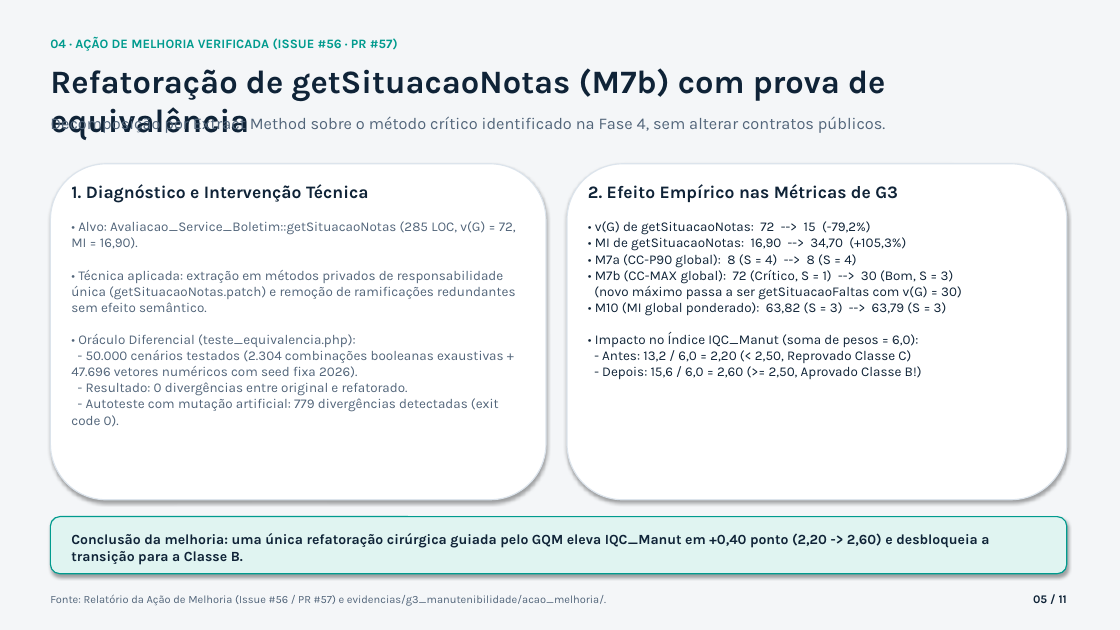
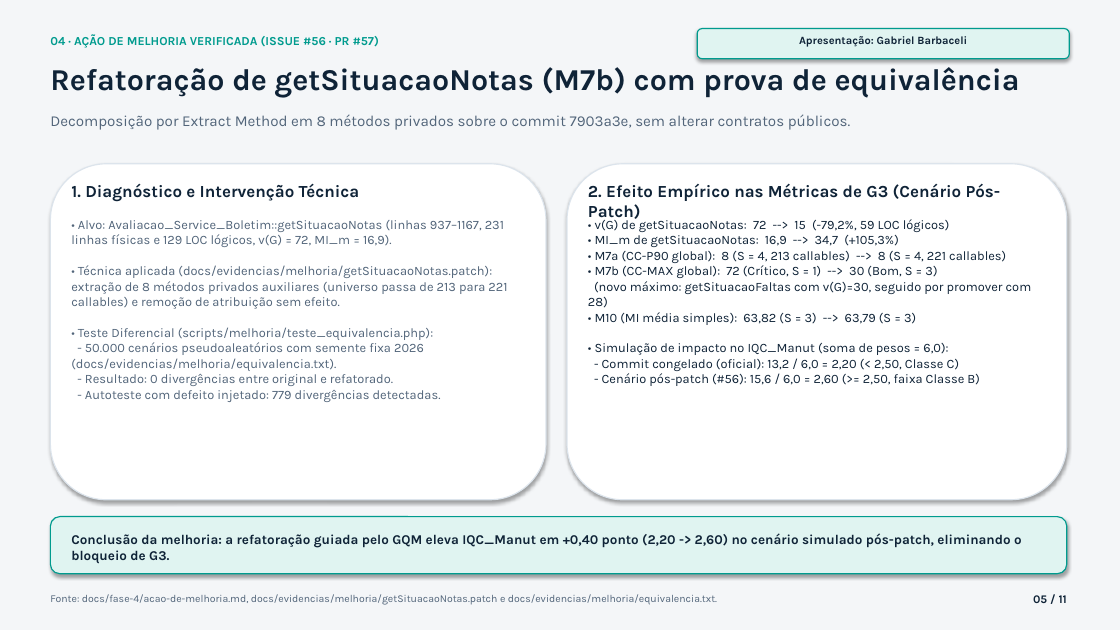
Before and after one commit to FCTE-Qualidade-de-Software-1/2026-2_T02_GRACE_HOPPER, a slide deck: slide 5 of docs/apresentacao_pc2.pptx. Drawn at 1120x630 pixels with LibreOffice and Linux fonts; fonts in the diff are those of the drawing. Boxes give left, top, right and bottom in pixels: in the first picture for what was removed or moved away, otherwise in the second. Text is boxed around its words. In the diff, an @@ line names an element or a change of style, - is before the commit and + after.

Commit message:
fix(fase-5,pc2): aplicar ajustes da revisao tecnica e resolver conflitos com a main (#47, #49)

```diff
--- a/docs/apresentacao_pc2.pptx
+++ b/docs/apresentacao_pc2.pptx
@@ rounded rectangle added at [697, 29, 1070, 59], fill #E0F4F1, outline #009B8E 1 pt @@
@@ text "04 · AÇÃO DE MELHORIA ..." at [50, 34, 379, 48]: size 11 to 10.5 pt @@
@@ text added at [799, 36, 967, 47], 9.5 pt, text #0F2337, bold @@
+Apresentação: Gabriel Barbaceli
@@ text "Refatoração de getSituacaoNotas (M7b) com ..." at [50, 67, 1020, 98]: size 28 to 26 pt @@
@@ text at [50, 114, 850, 130]: text changed; size 14 to 13 pt @@
-Decomposição por Extract Method sobre o método crítico identificado na Fase 4, sem alterar contratos públicos.
+Decomposição por Extract Method em 8 métodos privados sobre o commit 7903a3e, sem alterar contratos públicos.
@@ text "1. Diagnóstico e Intervenção Técnica" at [71, 184, 360, 202]: size 15 to 14.5 pt @@
@@ text at [588, 184, 1001, 222]: text changed; size 15 to 14.5 pt @@
-2. Efeito Empírico nas Métricas de G3
+2. Efeito Empírico nas Métricas de G3 (Cenário Pós-Patch)
@@ text at [71, 220, 507, 402]: text changed; size 11.5 to 11 pt @@
-• Alvo: Avaliacao_Service_Boletim::getSituacaoNotas (285 LOC, v(G) = 72, MI = 16,90).
-• Técnica aplicada: extração em métodos privados de responsabilidade única (getSituacaoNotas.patch) e remoção de ramificações redundantes sem efeito semântico.
-• Oráculo Diferencial (teste_equivalencia.php):
-- 50.000 cenários testados (2.304 combinações booleanas exaustivas + 47.696 vetores numéricos com seed fixa 2026).
-- Resultado: 0 divergências entre original e refatorado.
-- Autoteste com mutação artificial: 779 divergências detectadas (exit code 0).
+• Alvo: Avaliacao_Service_Boletim::getSituacaoNotas (linhas 937–1167, 231 linhas físicas e 129 LOC lógicos, v(G) = 72, MI_m = 16,9).
+• Técnica aplicada (docs/evidencias/melhoria/getSituacaoNotas.patch): extração de 8 métodos privados auxiliares (universo passa de 213 para 221 callables) e remoção de atribuição sem efeito.
+• Teste Diferencial (scripts/melhoria/teste_equivalencia.php):
+- 50.000 cenários pseudoaleatórios com semente fixa 2026 (docs/evidencias/melhoria/equivalencia.txt).
+- Resultado: 0 divergências entre original e refatorado.
+- Autoteste com defeito injetado: 779 divergências detectadas.
@@ text at [588, 217, 1032, 386]: text changed; size 11.5 to 11 pt @@
-• v(G) de getSituacaoNotas: 72 --> 15 (-79,2%)
-• MI de getSituacaoNotas: 16,90 --> 34,70 (+105,3%)
-• M7a (CC-P90 global): 8 (S = 4) --> 8 (S = 4)
-• M7b (CC-MAX global): 72 (Crítico, S = 1) --> 30 (Bom, S = 3)
-(novo máximo passa a ser getSituacaoFaltas com v(G) = 30)
-• M10 (MI global ponderado): 63,82 (S = 3) --> 63,79 (S = 3)
-• Impacto no Índice IQC_Manut (soma de pesos = 6,0):
-- Antes: 13,2 / 6,0 = 2,20 (< 2,50, Reprovado Classe C)
-- Depois: 15,6 / 6,0 = 2,60 (>= 2,50, Aprovado Classe B!)
+• v(G) de getSituacaoNotas: 72 --> 15 (-79,2%, 59 LOC lógicos)
+• MI_m de getSituacaoNotas: 16,9 --> 34,7 (+105,3%)
+• M7a (CC-P90 global): 8 (S = 4, 213 callables) --> 8 (S = 4, 221 callables)
+• M7b (CC-MAX global): 72 (Crítico, S = 1) --> 30 (Bom, S = 3)
+(novo máximo: getSituacaoFaltas com v(G)=30, seguido por promover com 28)
+• M10 (MI média simples): 63,82 (S = 3) --> 63,79 (S = 3)
+• Simulação de impacto no IQC_Manut (soma de pesos = 6,0):
+- Commit congelado (oficial): 13,2 / 6,0 = 2,20 (< 2,50, Classe C)
+- Cenário pós-patch (#56): 15,6 / 6,0 = 2,60 (>= 2,50, faixa Classe B)
@@ text at [71, 533, 1022, 563]: text changed; size 12 to 11.5 pt @@
-Conclusão da melhoria: uma única refatoração cirúrgica guiada pelo GQM eleva IQC_Manut em +0,40 ponto (2,20 -> 2,60) e desbloqueia a transição para a Classe B.
+Conclusão da melhoria: a refatoração guiada pelo GQM eleva IQC_Manut em +0,40 ponto (2,20 -> 2,60) no cenário simulado pós-patch, eliminando o bloqueio de G3.
@@ text at [50, 594, 717, 605]: text changed; size 9.5 to 9 pt @@
-Fonte: Relatório da Ação de Melhoria (Issue #56 / PR #57) e evidencias/g3_manutenibilidade/acao_melhoria/.
+Fonte: docs/fase-4/acao-de-melhoria.md, docs/evidencias/melhoria/getSituacaoNotas.patch e docs/evidencias/melhoria/equivalencia.txt.
```
Also in this commit, not shown: 10 other slides changed, 11 other files.
